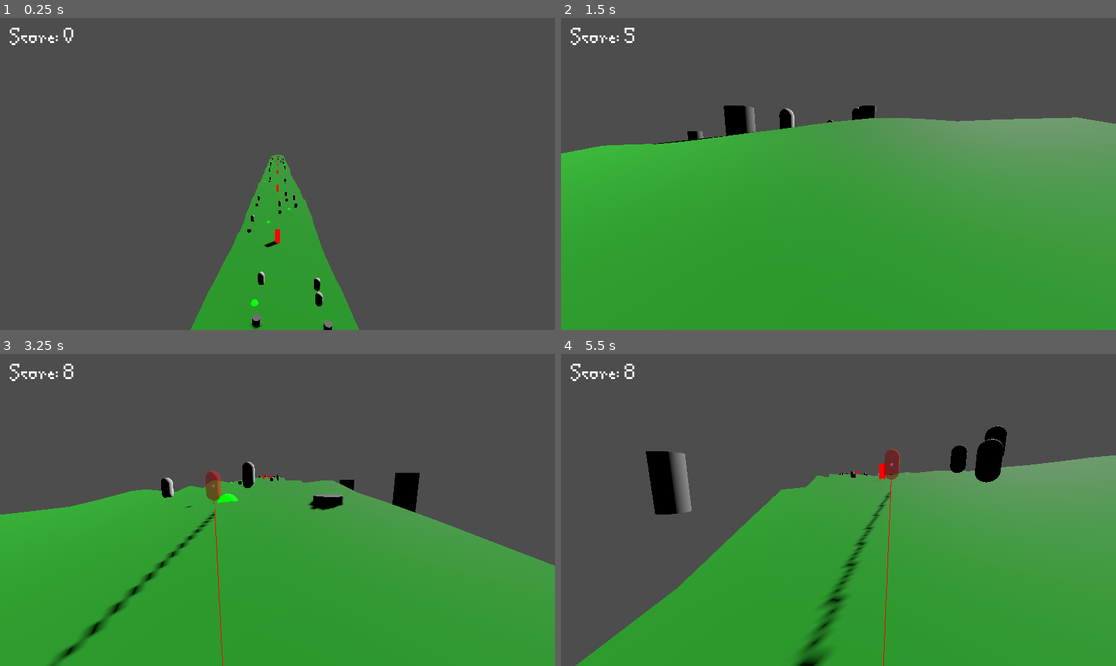
Above: before the commit, frames 1-4 (two rows, left to right).
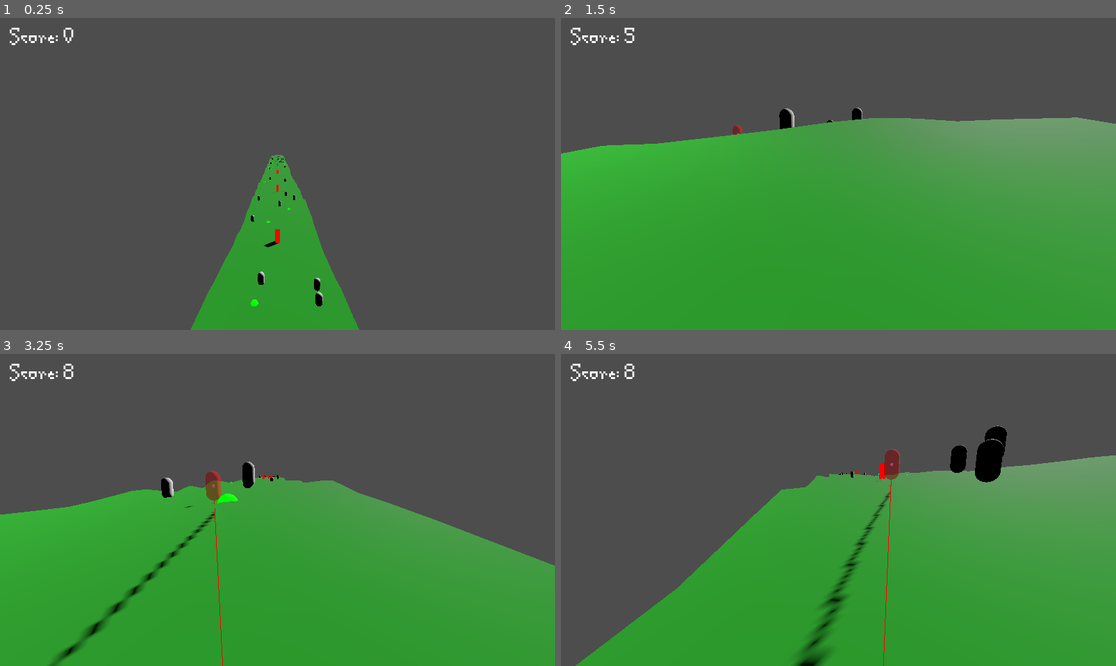
Above: after the commit, the same moments.

Repository: dorrajem/global-game-jam-2026
Game: Godot game, scene res://main.tscn
The game is run twice, just before and just after one commit, with the same random seed, the same clock (stepped at 60 frames per second) and the same inputs.
Inputs (mouse positions are in pixels of both pictures, inside the frame that each line leads up to):
- Up to frame 1 (0.25 s): no input
- Up to frame 2 (1.5 s): move the mouse to (960, 158) at 0.52 s; hold D (move_right) 0.53-1.28 s; hold Space (dash) 0.53-1.28 s; move the mouse to (727, 189) at 1.27 s; hold A (move_left) from 1.28 s (still down); tap Space (dash) at 1.35 s
- Up to frame 3 (3.25 s): move the mouse to (333, 441) at 2.02 s; release A (move_left) at 2.03 s; hold Space (dash) 2.03-2.78 s; hold D (move_right) from 2.03 s (still down); move the mouse to (249, 572) at 2.77 s; tap Space (dash) at 2.85 s
- Up to frame 4 (5.5 s): move the mouse to (1005, 556) at 3.52 s; release D (move_right) at 3.53 s; hold Space (dash) 3.53-4.28 s; hold A (move_left) from 3.53 s (still down); move the mouse to (672, 463) at 4.27 s; tap Space (dash) at 4.35 s; tap Enter at 5 s; move the mouse to (866, 510) at 5.02 s; hold Space (dash) from 5.03 s (still down)

The runs differ from the first frame. In frame 1, 0.2% of the frame differs, in the area x 44-60%, y 45-100%; in frame 2, 0.6%; in frame 3, 0.8%; in frame 4, 1.1%, in the area x 15-60%, y 31-52%.

Commit message:
added player sfx

Diff:
--- a/Player/Player.tscn
+++ b/Player/Player.tscn
@@ -4,6 +4,12 @@
 [ext_resource type="Script" uid="uid://cpcgytufl4ydx" path="res://Player/follow_camera.gd" id="2_rkbax"]
 [ext_resource type="AudioStream" uid="uid://bq4r3imvhkj5g" path="res://assets/sfx/dash/dash 1.wav" id="3_ddoul"]
 [ext_resource type="AudioStream" uid="uid://dy50xhy1y7dl3" path="res://assets/sfx/dash/dash 2.wav" id="4_8g4oa"]
+[ext_resource type="AudioStream" uid="uid://k1r43y4oq7bk" path="res://assets/sfx/hurt/hurt 1.wav" id="5_vlldt"]
+[ext_resource type="AudioStream" uid="uid://c80hhgpu8r56r" path="res://assets/sfx/hurt/hurt 2.wav" id="6_s1rgi"]
+[ext_resource type="AudioStream" uid="uid://dhqvn2ekmu306" path="res://assets/sfx/hurt/hurt 3.wav" id="7_j23h2"]
+[ext_resource type="AudioStream" uid="uid://b8hv0umn00a35" path="res://assets/sfx/dead_mask/dead 1.wav" id="8_0j2ni"]
+[ext_resource type="AudioStream" uid="uid://dtoga55d12vdw" path="res://assets/sfx/dead_mask/dead 2.wav" id="9_v0k0e"]
+[ext_resource type="AudioStream" uid="uid://dy1ah0r0dx4d4" path="res://assets/sfx/dead_mask/dead 3.wav" id="10_5wa8t"]
 
 [sub_resource type="SphereMesh" id="SphereMesh_l2ndj"]
 
@@ -14,6 +20,18 @@
 streams_count = 2
 stream_0/stream = ExtResource("3_ddoul")
 stream_1/stream = ExtResource("4_8g4oa")
+
+[sub_resource type="AudioStreamRandomizer" id="AudioStreamRandomizer_0j2ni"]
+streams_count = 3
+stream_0/stream = ExtResource("5_vlldt")
+stream_1/stream = ExtResource("6_s1rgi")
+stream_2/stream = ExtResource("7_j23h2")
+
+[sub_resource type="AudioStreamRandomizer" id="AudioStreamRandomizer_p7tob"]
+streams_count = 3
+stream_0/stream = ExtResource("8_0j2ni")
+stream_1/stream = ExtResource("9_v0k0e")
+stream_2/stream = ExtResource("10_5wa8t")
 
 [node name="Player" type="CharacterBody3D" unique_id=1286140647 groups=["player"]]
 script = ExtResource("1_3qydi")
@@ -38,5 +56,13 @@
 doppler_tracking = 2
 current = true
 
-[node name="AudioStreamPlayer2D" type="AudioStreamPlayer2D" parent="." unique_id=1484205268]
+[node name="dashAudio" type="AudioStreamPlayer2D" parent="." unique_id=1484205268]
 stream = SubResource("AudioStreamRandomizer_6ysni")
+
+[node name="hurtAudio" type="AudioStreamPlayer2D" parent="." unique_id=152005219]
+stream = SubResource("AudioStreamRandomizer_0j2ni")
+bus = &"sfx"
+
+[node name="deathAudio" type="AudioStreamPlayer2D" parent="." unique_id=248049563]
+stream = SubResource("AudioStreamRandomizer_p7tob")
+bus = &"sfx"
--- a/default_bus_layout.tres
+++ b/default_bus_layout.tres
@@ -1,4 +1,7 @@
 [gd_resource type="AudioBusLayout" format=3 uid="uid://d3uwfbn6xuyj1"]
+
+[sub_resource type="AudioEffectStereoEnhance" id="AudioEffectStereoEnhance_j3pel"]
+resource_name = "StereoEnhance"
 
 [resource]
 bus/1/name = &"sfx"
@@ -13,3 +16,11 @@
 bus/2/bypass_fx = false
 bus/2/volume_db = -5.3299403
 bus/2/send = &"Master"
+bus/3/name = &"enemy3D"
+bus/3/solo = false
+bus/3/mute = false
+bus/3/bypass_fx = false
+bus/3/volume_db = 0.0
+bus/3/send = &"Master"
+bus/3/effect/0/effect = SubResource("AudioEffectStereoEnhance_j3pel")
+bus/3/effect/0/enabled = true
--- a/enemies/enemy.gd
+++ b/enemies/enemy.gd
@@ -24,6 +24,12 @@
 var mesh_instance : MeshInstance3D = null
 var original_material : Material = null
 var is_targeted : bool = false
+
+#3D audio
+var max_hearing_dist = 30
+var min_vol = -60
+var max_vol = 0
+
 
 # adding audio
 @onready var audio_stream: AudioStreamPlayer3D = $AudioStreamPlayer3D
@@ -84,6 +90,14 @@
 			if distance_to_player > attack_range * 1.2:
 				_change_state(State.CHASE)
 
+
+	var ghost_pos = player.global_position
+	ghost_pos.x = global_position.x
+	ghost_pos.y = player.global_position.y
+	ghost_pos.z = player.global_position.z +1
+
+	audio_stream.global_position= ghost_pos
+
 	move_and_slide()
 
 func _find_mesh_instance(node : Node):
@@ -134,13 +148,8 @@
 
 
 		State.CHASE:
-			print(self.global_position)
-			if(global_position.x >=0):
-				audio_stream.position.x = global_position.x + 5
-				print('left')
-			else:
-				audio_stream.position.x = global_position.x - 5
-				print('right')
+
+			audio_stream.position.z = player.global_position.z + 1
 			audio_stream.play(0.10)
 
 		State.ATTACK:
--- a/enemies/enemy.tscn
+++ b/enemies/enemy.tscn
@@ -35,15 +35,15 @@
 mesh = SubResource("CapsuleMesh_7k104")
 
 [node name="AudioStreamPlayer3D" type="AudioStreamPlayer3D" parent="." unique_id=2135170033]
-transform = Transform3D(1, 0, 0, 0, 1, 0, 0, 0, 1, 0, 0, -7)
+transform = Transform3D(1, 0, 0, 0, 1, 0, 0, 0, 1, 0, 0, -9)
 stream = SubResource("AudioStreamRandomizer_g67el")
-volume_db = 2.0
 unit_size = 100.0
 max_distance = 40.0
 panning_strength = 3.0
-bus = &"sfx"
-emission_angle_degrees = 75.6
+bus = &"enemy3D"
+emission_angle_enabled = true
 doppler_tracking = 2
 
 [node name="MeshInstance3D" type="MeshInstance3D" parent="AudioStreamPlayer3D" unique_id=1314511906]
+visible = false
 mesh = SubResource("CylinderMesh_a6vjd")
--- a/player/player.gd
+++ b/player/player.gd
@@ -31,7 +31,12 @@
 
 # References
 var current_target: Node3D = null
-@onready var audio_stream = $AudioStreamPlayer2D
+
+#audio players
+@onready var dash_audio = $dashAudio
+@onready var hurt_audio = $hurtAudio
+@onready var death_audio = $deathAudio
+
 
 
 signal vision_changed(new_vision: float, max_vision: float)
@@ -134,7 +139,7 @@
 		current_target = target
 
 		#dash audio
-		audio_stream.play()
+		dash_audio.play()
 
 		# Spawn dash VFX
 		VFXManager.spawn_dash_effect(global_position)
@@ -156,6 +161,9 @@
 	# Visual feedback
 	VFXManager.spawn_hit_effect(global_position)
 	VFXManager.screen_shake(0.3, 0.15)
+
+	#AUDIO
+	hurt_audio.play()
 
 	# Check for death
 	if current_vision <= 0:
@@ -179,6 +187,8 @@
 	player_died.emit()
 	# You can add death animation/effects here
 	set_physics_process(false)
+	death_audio.play()
+
 
 func _on_body_entered(body: Node3D):
 	if body.is_in_group("enemy"):
Not shown, added: assets/sfx/dead_mask/dead 1.wav.import
Not shown, added: assets/sfx/dead_mask/dead 2.wav.import
Not shown, added: assets/sfx/dead_mask/dead 3.wav.import
Not shown, added: assets/sfx/hurt/hurt 1.wav.import
Not shown, added: assets/sfx/hurt/hurt 2.wav.import
Not shown, added: assets/sfx/hurt/hurt 3.wav.import
Not shown, added: assets/sfx/dead_mask/dead 1.wav
Not shown, added: assets/sfx/dead_mask/dead 1.wav.asd
Not shown, added: assets/sfx/dead_mask/dead 2.wav
Not shown, added: assets/sfx/dead_mask/dead 2.wav.asd
Not shown, added: assets/sfx/dead_mask/dead 3.wav
Not shown, added: assets/sfx/dead_mask/dead 3.wav.asd
(and 6 more such lines)
